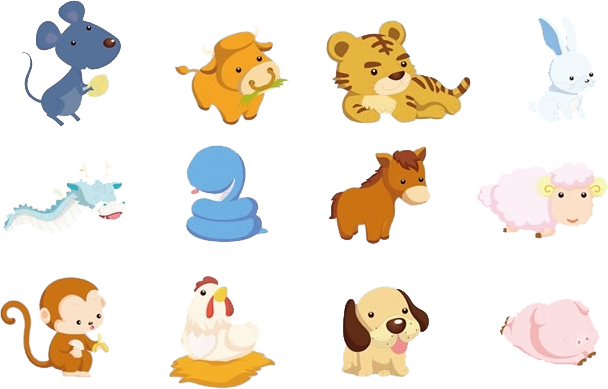
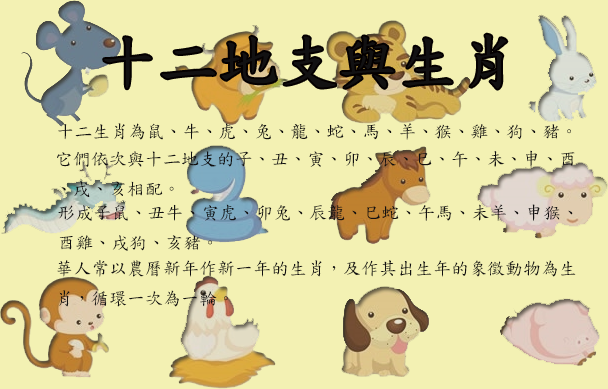
Two versions of the same layered image (608x389). Layer-by-layer changes:
added layer "華人常以農曆新年作新一年的生肖，及作其出生年的象徵動物為生 肖，循環一次為一輪。" above "形成子鼠、丑牛、寅虎、卯兔、辰龍、巳蛇、午馬、未羊、申猴、 酉雞、戌狗、亥豬。" over left=57, top=260, right=576, bottom=307
added layer "形成子鼠、丑牛、寅虎、卯兔、辰龍、巳蛇、午馬、未羊、申猴、 酉雞、戌狗、亥豬。" above "它們依次與十二地支的子、丑、寅、卯、辰、巳、午、未、申、酉 、戌、亥相配。" over left=58, top=204, right=573, bottom=251
added layer "它們依次與十二地支的子、丑、寅、卯、辰、巳、午、未、申、酉 、戌、亥相配。" above "十二地支與生肖" over left=57, top=150, right=575, bottom=197
added layer "十二地支與生肖" above "十二生肖為鼠、牛、虎、兔、龍、蛇、馬、羊、猴、雞、狗、豬。" over left=104, top=34, right=507, bottom=89
added layer "十二生肖為鼠、牛、虎、兔、龍、蛇、馬、羊、猴、雞、狗、豬。" above "圖層 1" over left=58, top=123, right=571, bottom=140
"圖層 1": opacity 100% → 97%, masked it over left=0, top=0, right=608, bottom=389
added layer "色彩填色 1" over left=0, top=0, right=608, bottom=389
